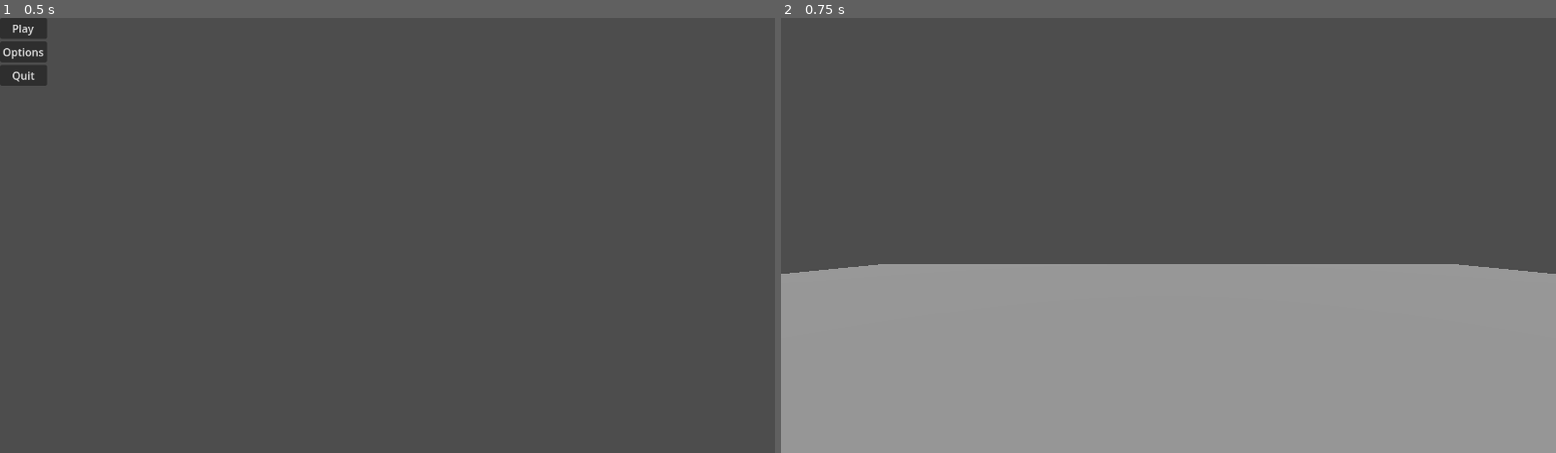
Above: before the commit, frames 1-2 (left to right).
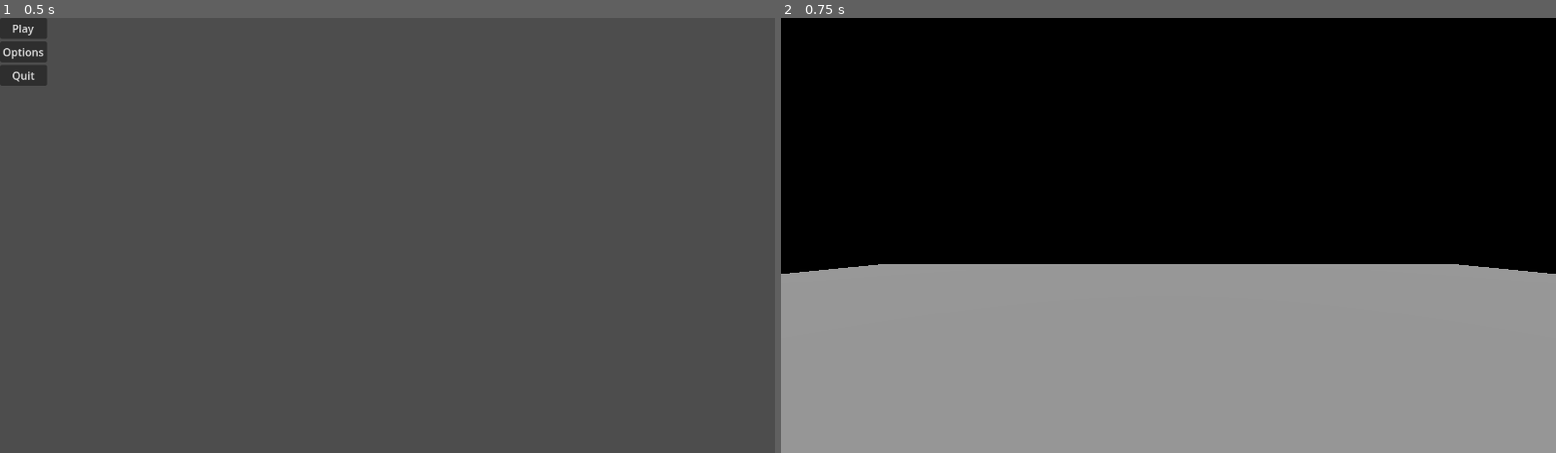
Above: after the commit, the same moments.

Repository: covmoore/potions_and_arsenals
Game: Godot game, scene res://MainMenu/MainMenu.tscn
The game is run twice, just before and just after one commit, with the same random seed, the same clock (stepped at 60 frames per second) and the same inputs. Before the commit the project has no main scene; this scene is started directly in both runs.
Inputs:
- Up to frame 1 (0.5 s): no input
- Up to frame 2 (0.75 s): click "Play" at 0.5 s

Frame 1 is identical in both runs. In frame 2, 57% of the frame differs, in the area x 0-100%, y 0-59%.

Commit message:
lighting

Diff:
--- a/Level1/Level1.tscn
+++ b/Level1/Level1.tscn
@@ -1,8 +1,18 @@
-[gd_scene load_steps=3 format=3 uid="uid://buyhvh6k31qu7"]
+[gd_scene load_steps=6 format=3 uid="uid://buyhvh6k31qu7"]
 
 [sub_resource type="BoxShape3D" id="BoxShape3D_ykd1v"]
 
 [sub_resource type="BoxMesh" id="BoxMesh_yi240"]
+
+[sub_resource type="PanoramaSkyMaterial" id="PanoramaSkyMaterial_rkjyk"]
+filter = false
+
+[sub_resource type="Sky" id="Sky_ft21q"]
+sky_material = SubResource("PanoramaSkyMaterial_rkjyk")
+
+[sub_resource type="Environment" id="Environment_4lu2q"]
+background_mode = 2
+sky = SubResource("Sky_ft21q")
 
 [node name="World" type="Node3D"]
 
@@ -20,3 +30,6 @@
 
 [node name="Camera3D" type="Camera3D" parent="."]
 transform = Transform3D(1, 0, 0, 0, 1, 0, 0, 0, 1, 0, 1, 0)
+
+[node name="WorldEnvironment" type="WorldEnvironment" parent="."]
+environment = SubResource("Environment_4lu2q")
--- a/project.godot
+++ b/project.godot
@@ -11,6 +11,7 @@
 [application]
 
 config/name="Potions And Arsenals"
+run/main_scene="res://MainMenu/MainMenu.tscn"
 config/features=PackedStringArray("4.2", "GL Compatibility")
 config/icon="res://icon.svg"
 
